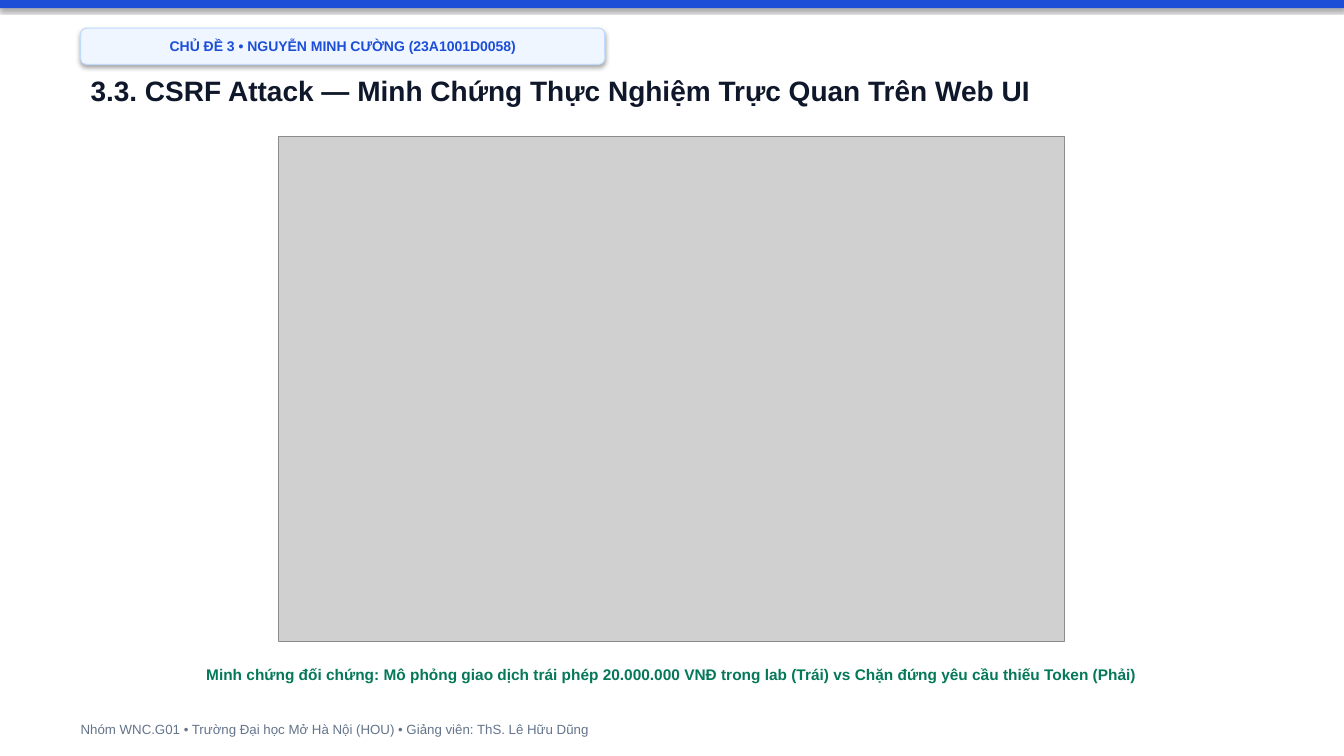
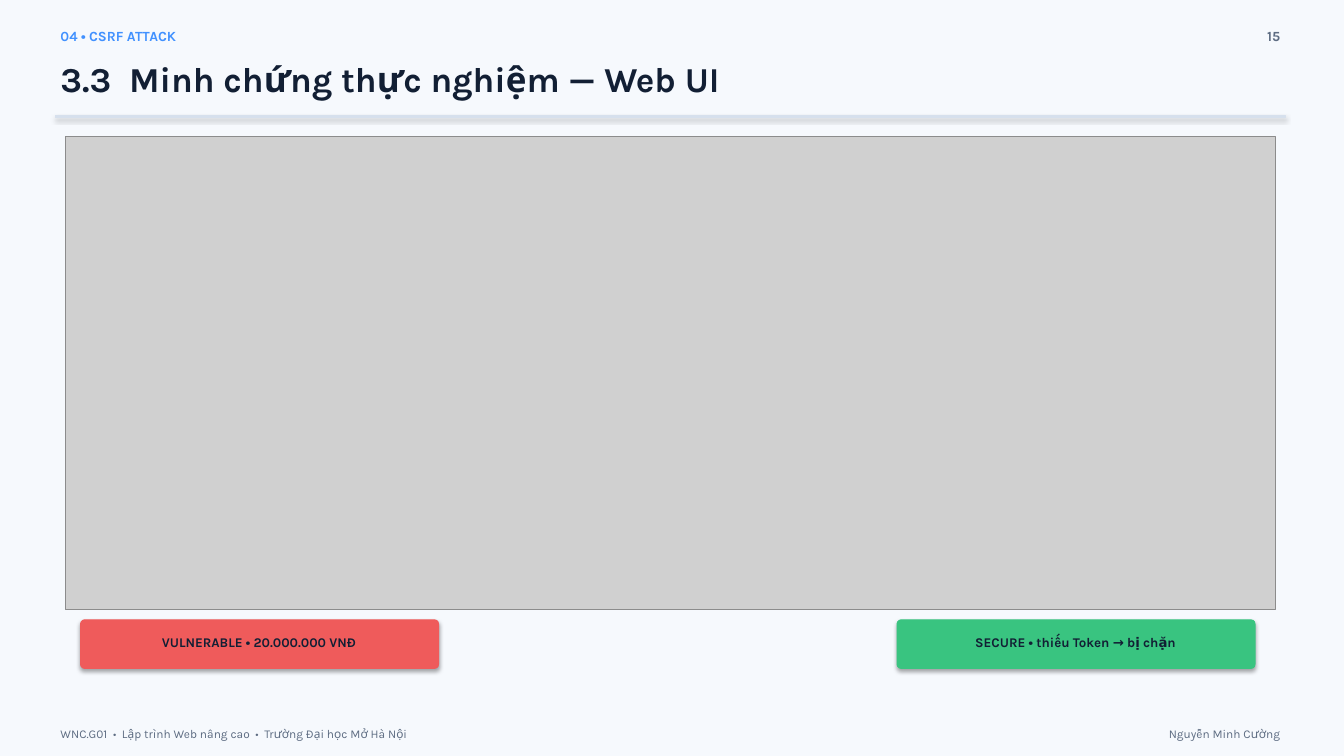
Before and after one commit to hocjsoo/OWASP_Demo, a slide deck: slide 15 of Slide_OWASP_Top3_Nhom_WNC_G01.pptx. Drawn at 1344x756 pixels with LibreOffice and Linux fonts; fonts in the diff are those of the drawing; grey boxes stand for pictures. Boxes give left, top, right and bottom in pixels: in the first picture for what was removed or moved away, otherwise in the second. Text is boxed around its words. In the diff, an @@ line names an element or a change of style, - is before the commit and + after.

Commit message:
fix: adjust bounding boxes and offsets to eliminate text and badge overlaps

```diff
--- a/Slide_OWASP_Top3_Nhom_WNC_G01.pptx
+++ b/Slide_OWASP_Top3_Nhom_WNC_G01.pptx
@@ background #FFFFFF to #F6F9FD @@
@@ rectangle removed at (0, 0, 1344, 8) @@
@@ rounded rectangle removed at (81, 28, 605, 65) @@
-CHỦ ĐỀ 3 • NGUYỄN MINH CƯỜNG (23A1001D0058)
@@ text added at (60, 32, 176, 41), 10 pt, text #4191FF, bold @@
+04 • CSRF ATTACK
@@ text added at (1267, 32, 1280, 41), 10 pt, text #5D6C82, bold @@
+15
@@ text at (60, 67, 720, 93): text changed; size 20 to 25 pt; font Arial to Karla; text colour #0F172A to #121F34 @@
-3.3. CSRF Attack — Minh Chứng Thực Nghiệm Trực Quan Trên Web UI
+3.3 Minh chứng thực nghiệm — Web UI
@@ rectangle added at (55, 116, 1286, 117), fill #D6E0ED, outline #D6E0ED 0.75 pt @@
@@ picture: place and size @@
-picture at (278, 136, 1065, 641)
+picture at (66, 136, 1275, 610)
@@ rounded rectangle added at (81, 620, 439, 668), fill #EF5B5B, outline #EF5B5B 0.75 pt @@
@@ rounded rectangle added at (897, 620, 1255, 668), fill #39C480, outline #39C480 0.75 pt @@
@@ text added at (162, 638, 356, 647), 9.5 pt, text #121F34, bold @@
+VULNERABLE • 20.000.000 VNĐ
@@ text added at (975, 638, 1110, 647), 9.5 pt, text #121F34, bold @@
+SECURE • thiếu Token → bị chặn
@@ text removed at (206, 668, 1136, 684) @@
-Minh chứng đối chứng: Mô phỏng giao dịch trái phép 20.000.000 VNĐ trong lab (Trái) vs Chặn đứng yêu cầu thiếu Token (Phải)
@@ text at (60, 729, 386, 741): text changed; size 9.5 to 8.5 pt; font Arial to Karla; text colour #64748B to #5D6C82 @@
-Nhóm WNC.G01 • Trường Đại học Mở Hà Nội (HOU) • Giảng viên: ThS. Lê Hữu Dũng
+WNC.G01 • Lập trình Web nâng cao • Trường Đại học Mở Hà Nội
@@ text added at (1213, 730, 1241, 738), 8.5 pt, text #5D6C82 @@
+Nguyễn Minh Cường
```
Also in this commit, not shown: 18 other slides changed.
